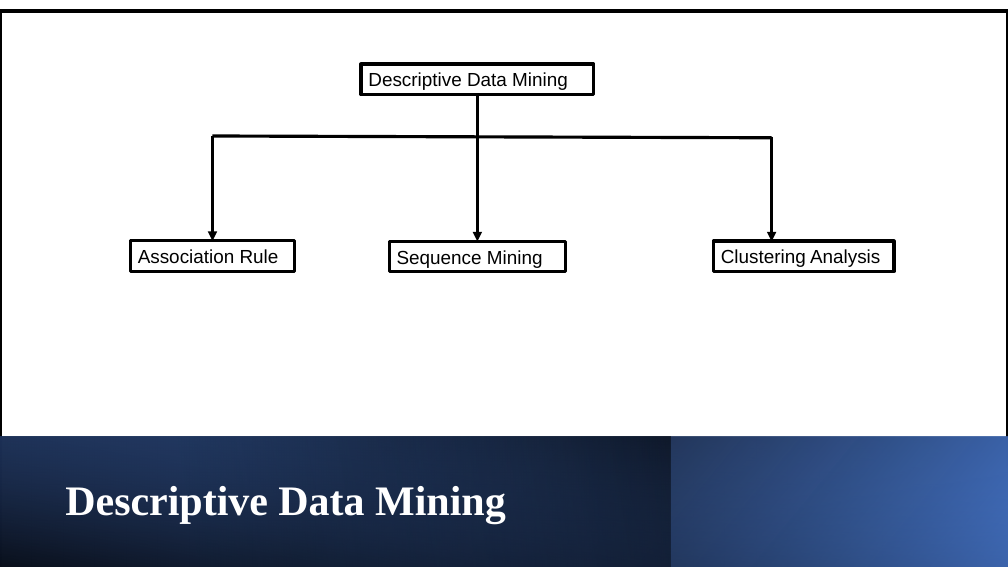
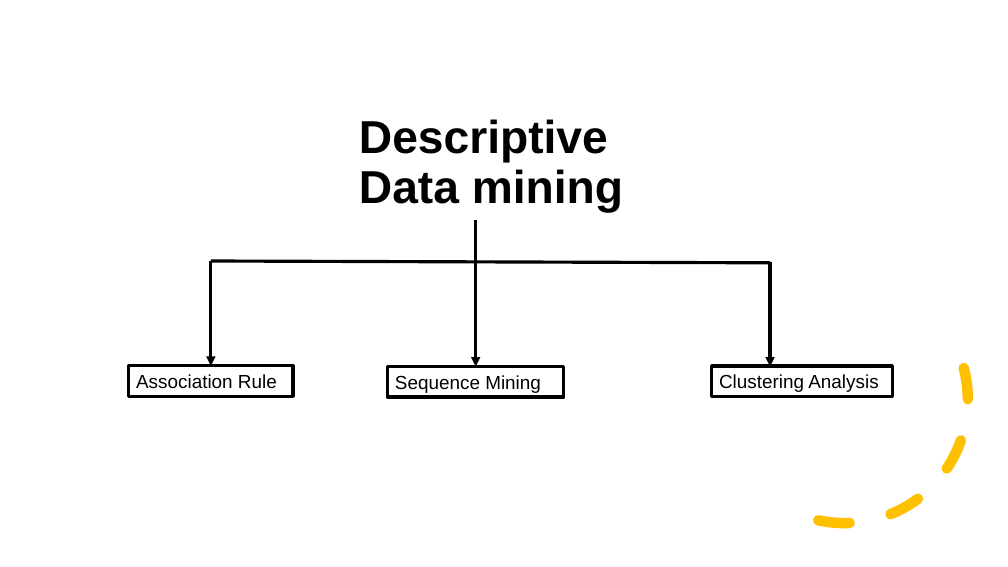
Before and after one commit to toyosi11/0.ProjectDataMiningFall2023, a slide deck: slide 5 of 10.05.2023.Data_Descriptive_Presentation.pptx (slide 2 before the commit). Drawn at 1008x567 pixels with LibreOffice and Linux fonts; fonts in the diff are those of the drawing. Boxes give left, top, right and bottom in pixels: in the first picture for what was removed or moved away, otherwise in the second. Text is boxed around its words. In the diff, an @@ line names an element or a change of style, - is before the commit and + after.

```diff
--- a/10.05.2023.Data_Descriptive_Presentation.pptx
+++ b/10.05.2023.Data_Descriptive_Presentation.pptx
@@ rectangle removed at (0, 11, 1008, 567) @@
@@ text "Descriptive Data mining": place and size @@
-text "Descriptive Data mining" at (361, 64, 594, 95)
+text "Descriptive Data mining" at (359, 119, 623, 213)
@@ text "Descriptive Data mining" at (359, 119, 623, 213): vertical alignment top to middle; outline #000000 3 pt to none @@
@@ text at (359, 119, 623, 213): text changed; size 18 to 44 pt; bold on @@
-Descriptive Data Mining
+Descriptive Data mining
@@ line removed from (477, 95) to (477, 138) @@
@@ arrow moved from (477, 137) - (477, 241) to (476, 220) - (476, 263) @@
@@ arrow (476, 220) - (476, 263): arrow to line @@
@@ arrow added from (476, 262) to (476, 367), #000000 3 pt @@
@@ arc (boxed as its full ellipse) added at (694, 249, 995, 550), outline #FFC000 10 pt dashed @@
@@ 3 rectangles, 2 arrows, 1 line: place and size @@
-3 rectangles, 2 arrows, 1 line at (130, 136, 895, 271)
+3 rectangles, 2 arrows, 1 line at (129, 261, 892, 397)
@@ rectangle removed at (0, 437, 1008, 567) @@
@@ rectangle removed at (0, 437, 671, 567) @@
@@ rectangle removed at (0, 437, 1008, 567) @@
@@ title removed at (65, 486, 506, 523) @@
-Descriptive Data Mining
```
Also in this commit, not shown: 11 other slides changed, 2 other files.
